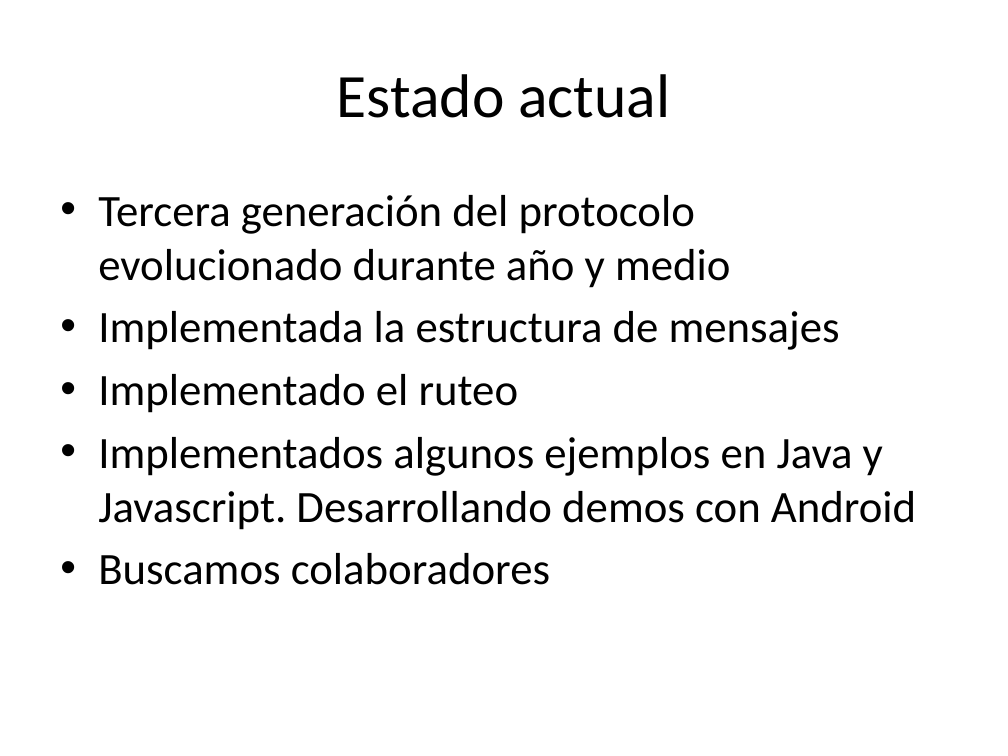
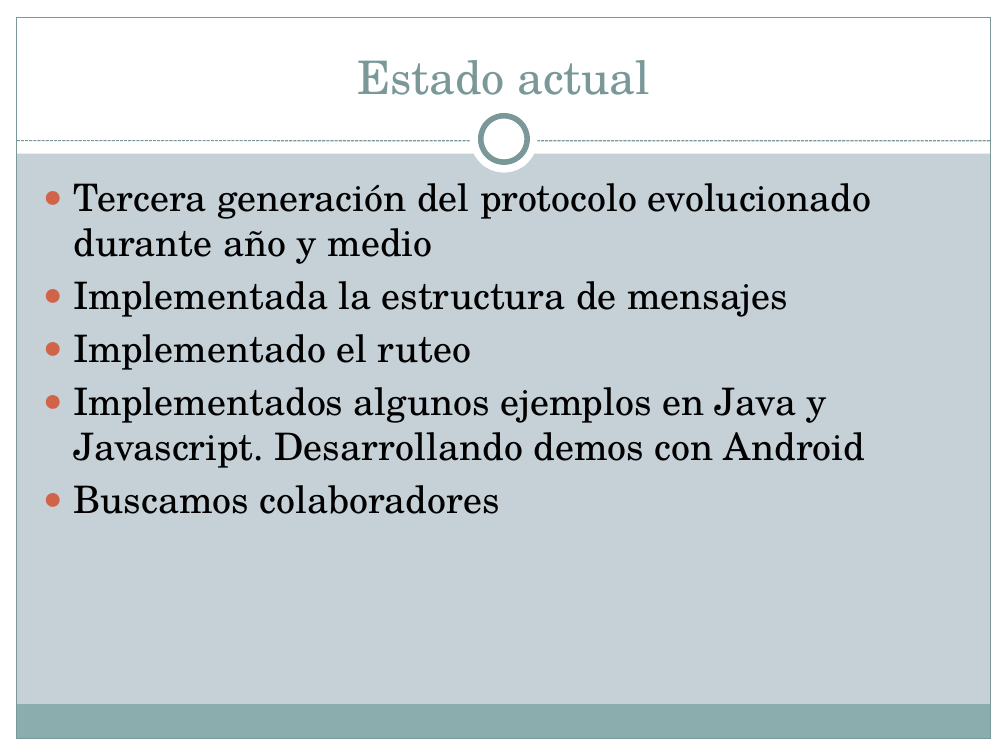
Before and after one commit to kfgodel/vortex, a slide deck: slide 16 of Documentacion/Publicable/Borradores/Intro a Vortex.pptx (slide 15 before the commit). Drawn at 1008x756 pixels with LibreOffice and Linux fonts; fonts in the diff are those of the drawing. Boxes give left, top, right and bottom in pixels: in the first picture for what was removed or moved away, otherwise in the second. Text is boxed around its words. In the diff, an @@ line names an element or a change of style, - is before the commit and + after.

```diff
--- a/Documentacion/Publicable/Borradores/Intro a Vortex.pptx
+++ b/Documentacion/Publicable/Borradores/Intro a Vortex.pptx
@@ background #FFFFFF to #C5D1D7 @@
@@ rectangle added at (x1=0, y1=0, x2=1008, y2=153), fill #FFFFFF @@
@@ rectangle added at (x1=0, y1=0, x2=17, y2=756), fill #FFFFFF @@
@@ rectangle added at (x1=17, y1=17, x2=991, y2=739), outline #7C999A 0.75 pt @@
@@ title "Estado actual" moved from (x1=337, y1=74, x2=670, y2=118) to (x1=357, y1=60, x2=651, y2=95) @@
@@ title "Estado actual" at (x1=357, y1=60, x2=651, y2=95): size 44 to 33 pt, font Calibri to TeX Gyre Schola, text colour #000000 to #7C999A; vertical alignment middle to bottom @@
@@ rectangle added at (x1=991, y1=0, x2=1008, y2=756), fill #FFFFFF @@
@@ ellipse added at (x1=471, y1=106, x2=538, y2=173), fill #FFFFFF @@
@@ ellipse added at (x1=481, y1=116, x2=527, y2=162), fill #FFFFFF, outline #7C999A 4 pt @@
@@ line added from (17, 141) to (991, 141), #7C999A 0.75 pt dashed @@
@@ text "Tercera generación del protocolo evolucionado ..." moved from (x1=98, y1=195, x2=916, y2=585) to (x1=73, y1=183, x2=872, y2=514) @@
@@ text "Tercera generación del protocolo evolucionado ..." at (x1=73, y1=183, x2=872, y2=514): size 32 to 27 pt, font Calibri to TeX Gyre Schola; bullet • to ●; less space between paragraphs @@
@@ rectangle added at (x1=16, y1=705, x2=990, y2=739), fill #8CADAE @@
@@ rectangle added at (x1=0, y1=739, x2=1008, y2=756), fill #FFFFFF @@
```
Also in this commit, not shown: 18 other slides changed, 1 slide added, 2 other files.
